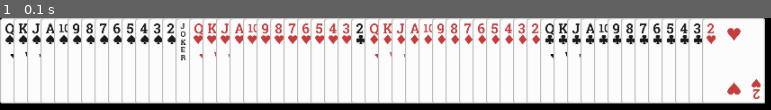
Above: before the commit, frame 1.
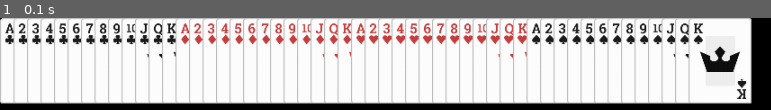
Above: after the commit, the same moment.

Repository: realpatato/pygame-solitaire
Game: pygame game, started from game.py
Same seed, same stepped clock (60 frames per second), same inputs: the game is played once before the commit and once after it.
Inputs:
- Up to frame 1 (0.1 s): no input

The runs differ from the first frame. In frame 1, 11% of the frame differs, in the area x 0-100%, y 0-94%.

Commit message:
deck creation added

Diff:
--- a/cards.py
+++ b/cards.py
@@ -1,9 +1,9 @@
 import pygame
 
 class Card():
-    def __init__(self, suit, val, sprites, shown=True):
-        self._suit=suit
-        self._val=val
+    def __init__(self, suit_val, sprites, shown=True):
+        self._suit=suit_val[len(suit_val)-1]
+        self._val=int(suit_val[:len(suit_val)-1])
         self._sprites=sprites
         self._shown=shown
 
--- a/deck_builder.py
+++ b/deck_builder.py
@@ -12,9 +12,23 @@
 
 def sprite_dict_build():
     spritesheet=pygame.image.load("spritesheet_files/playingCards.png")
+    card_names=[["12S", "13S", "11S", "1S", "10S", "9S", "8S", "7S", "6S", "5S"],
+            ["4S", "3S", "2S", "JOKER", "12H", "13H", "11H", "1H", "10H", "9H"],
+            ["8H", "7H", "6H", "5H", "4H", "3H", "2C", "12D", "13D", "11D"],
+            ["1D", "10D", "9D", "8D", "7D", "6D", "5D", "4D", "3D", "2D"],
+            ["12C", "13C", "11C", "1C", "10C", "9C", "8C", "7C", "6C", "5C"],
+            ["4C", "3C", "2H"]]
+    card_sprites=slicer.parse(spritesheet, 140, 190, card_names)
+    return card_sprites
 
 def sprite_list_build(sprite_dict, card_names=card_name_build()):
     sprite_list=[]
     for name in card_names:
         sprite_list.append(sprite_dict[name])
     return sprite_list
+
+def build_deck(sprite_list, sprite_dict):
+    deck=[]
+    for sprite_str in sprite_list:
+        deck.append(cards.Card(sprite_str, sprite_dict[sprite_str]))
+    return deck
--- a/game.py
+++ b/game.py
@@ -6,18 +6,10 @@
 
 screen=pygame.display.set_mode((1000, 1000))
 
-spritesheet=pygame.image.load("spritesheet_files/playingCards.png")
-card_names=[["12S", "13S", "11S", "1S", "10S", "9S", "8S", "7S", "6S", "5S"],
-            ["4S", "3S", "2S", "JOKER", "12H", "13H", "11H", "1H", "10H", "9H"],
-            ["8H", "7H", "6H", "5H", "4H", "3H", "2C", "12D", "13D", "11D"],
-            ["1D", "10D", "9D", "8D", "7D", "6D", "5D", "4D", "3D", "2D"],
-            ["12C", "13C", "11C", "1C", "10C", "9C", "8C", "7C", "6C", "5C"],
-            ["4C", "3C", "2H"]]
-
-card_sprites=slicer.parse(spritesheet, 140, 190, card_names)
-
+card_names=db.card_name_build()
+card_sprites=db.sprite_dict_build()
 card_sprites_list=db.sprite_list_build(card_sprites)
-print(card_sprites_list)
+deck=db.build_deck(card_names, card_sprites)
 
 playing=True
 
@@ -27,8 +19,8 @@
             pygame.quit()
             playing=False
 
-    for index, key in enumerate(card_sprites):
-        screen.blit(card_sprites[key], (15*index, 0))
+    for i in range(len(deck)):
+        screen.blit(deck[i]._sprites, (15*i, 0))
 
     pygame.display.update()
     pygame.time.Clock().tick(60)
--- a/spritesheet_files/spritesheet_slicer.py
+++ b/spritesheet_files/spritesheet_slicer.py
@@ -7,11 +7,11 @@
 #assuming each sprite is the same width and height on the spritesheet
 def parse(spritesheet, sprite_w, sprite_h, sprite_names, vertical=True):
     '''
-        Here's an explanation of all of the parameters:
-        spritesheet is an preloaded image file, the image should be your spritesheet;
-        sprite_w is the width of each sprite in pixels;
-        sprite_h is the height of each sprite in pixels;
-        sprite_names is a list of strings used to create a dictionary, with the strings being the keys for each value;
+        Here's an explanation of all of the parameters:\n
+        spritesheet is an preloaded image file, the image should be your spritesheet\n
+        sprite_w is the width of each sprite in pixels;\n
+        sprite_h is the height of each sprite in pixels;\n
+        sprite_names is a list of strings used to create a dictionary, with the strings being the keys for each value;\n
         vertical is will change the how the loop runs, either going up and down or left and right;
     '''
     #creates an empty dictionary that will be filled and then returned
